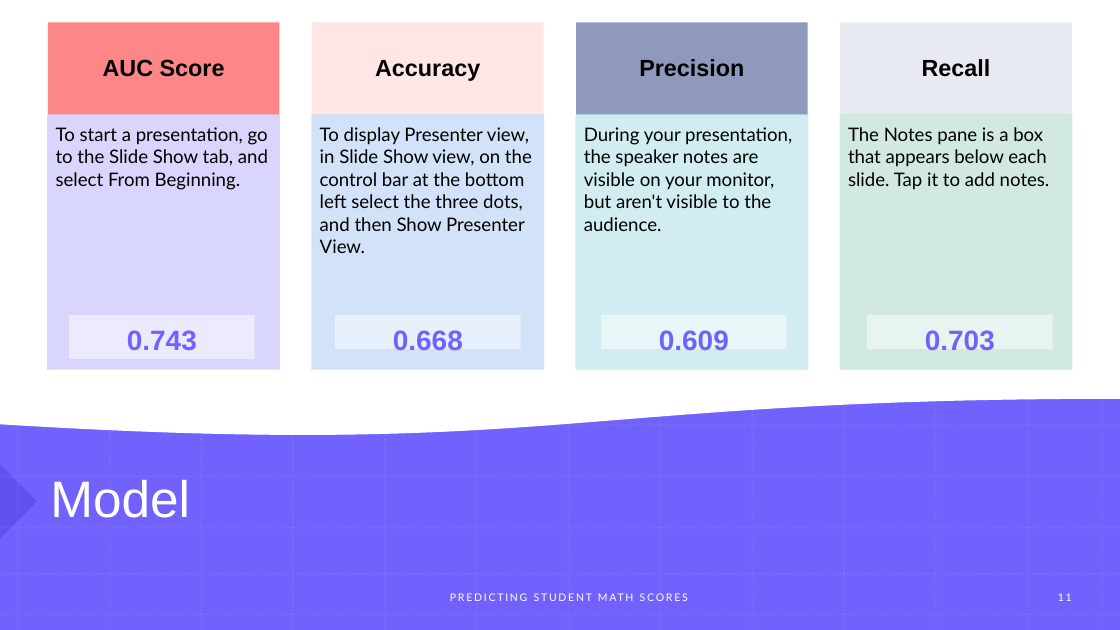
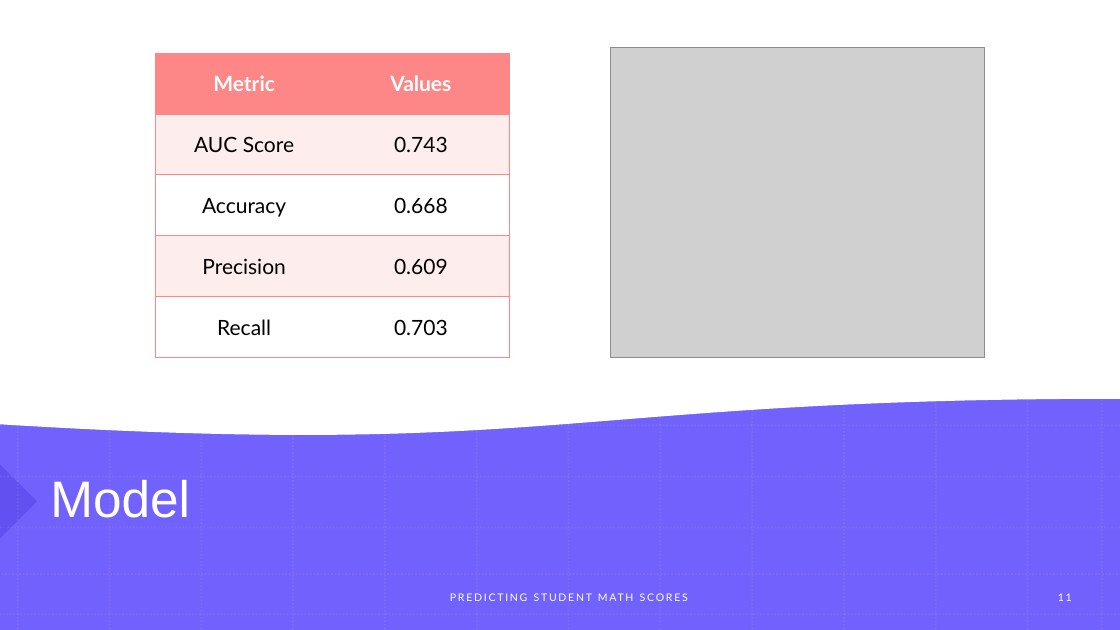
Before and after one commit to BlancaMarmolejo/Student-Performance-Predictions-ML, a slide deck: slide 11 of docs/Predicting student math score presentation.pptx. Drawn at 1120x630 pixels with LibreOffice and Linux fonts; fonts in the diff are those of the drawing; grey boxes stand for pictures. Boxes give left, top, right and bottom in pixels: in the first picture for what was removed or moved away, otherwise in the second. Text is boxed around its words. In the diff, an @@ line names an element or a change of style, - is before the commit and + after.

```diff
--- a/docs/Predicting student math score presentation.pptx
+++ b/docs/Predicting student math score presentation.pptx
@@ table added at (155,53,508,357), 5 rows, 2 columns @@
+Metric | Values
+AUC Score | 0.743
+Accuracy | 0.668
+Precision | 0.609
+Recall | 0.703
@@ picture added at (611,47,984,357) @@
@@ group removed at (48,23,1072,370): 8 rectangles, 8 texts @@
-AUC Score
-  To start a presentation, go to the Slide Show tab, and select From Beginning.
-Accuracy
-  To display Presenter view, in Slide Show view, on the control bar at the bottom left select the three dots, and then Show Presenter View.
-Precision
-  During your presentation, the speaker notes are visible on your monitor, but aren't visible to the audience.
-Recall
-  The Notes pane is a box that appears below each slide. Tap it to add notes.
@@ rectangle removed at (69,315,255,359) @@
-0.743
@@ rectangle removed at (335,315,521,349) @@
-0.668
@@ rectangle removed at (602,315,787,349) @@
-0.609
@@ rectangle removed at (867,315,1053,349) @@
-0.703
```
Also in this commit, not shown: 4 other slides changed, 1 slide added, 1 slide removed.
